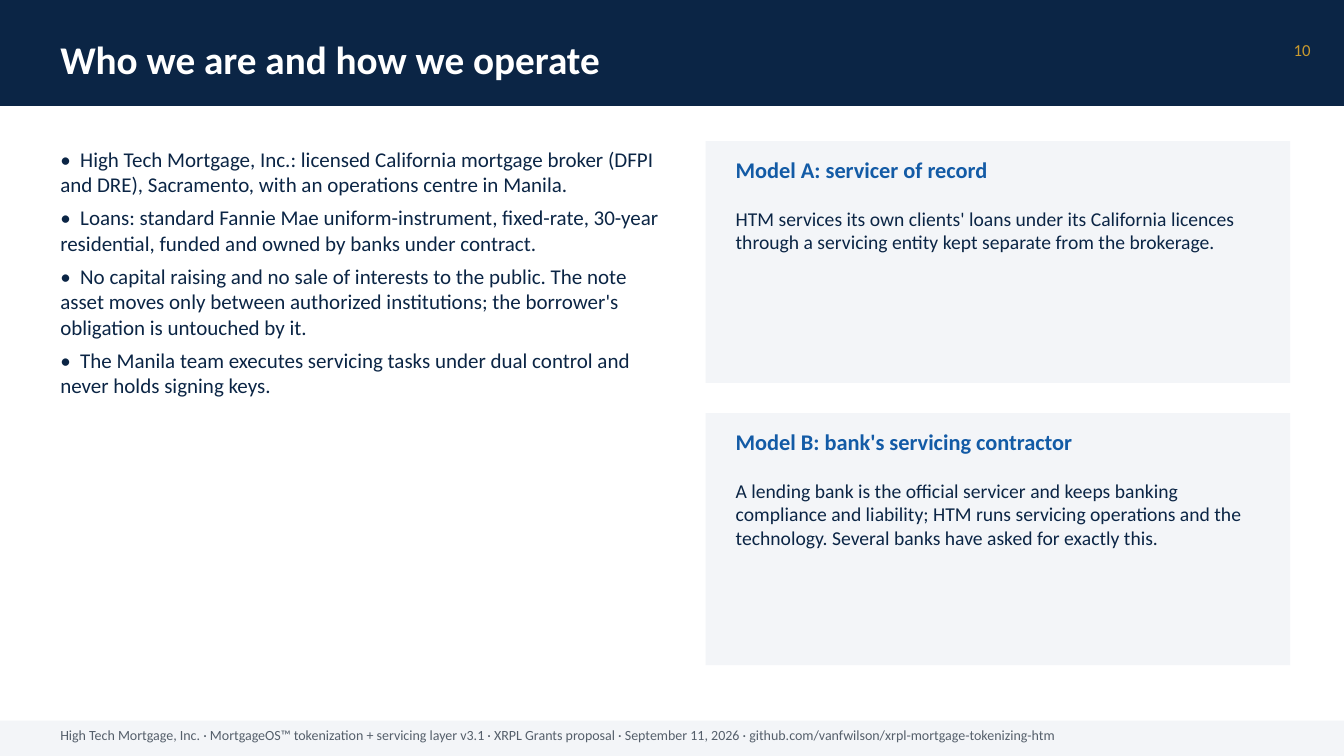
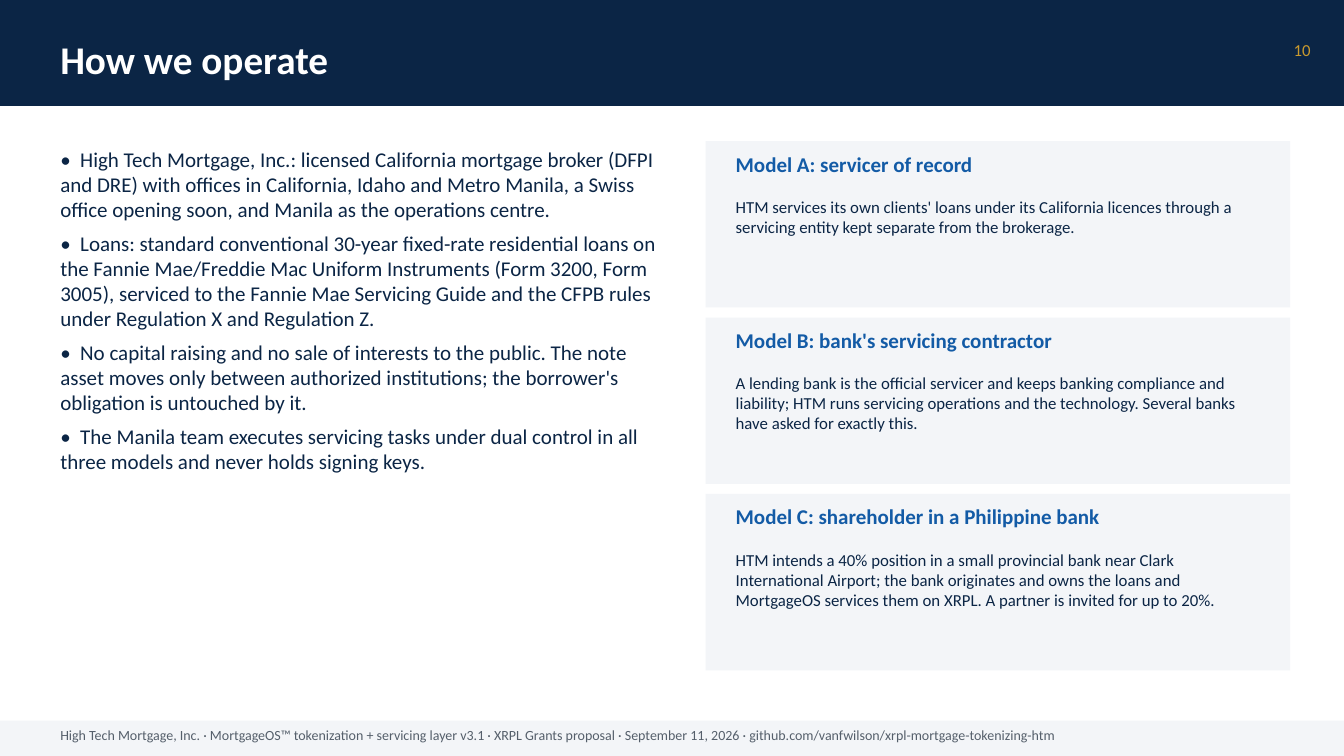
Before and after one commit to vanfwilson/xrpl-mortgage-tokenizing-htm, a slide deck: slide 10 of docs/grant-deck-2026-09-11.pptx. Drawn at 1344x756 pixels with LibreOffice and Linux fonts; fonts in the diff are those of the drawing. Boxes give left, top, right and bottom in pixels: in the first picture for what was removed or moved away, otherwise in the second. Text is boxed around its words. In the diff, an @@ line names an element or a change of style, - is before the commit and + after.

```diff
--- a/docs/grant-deck-2026-09-11.pptx
+++ b/docs/grant-deck-2026-09-11.pptx
@@ text at [60,48,328,80]: text changed @@
-Who we are and how we operate
+How we operate
@@ rectangle: place and size @@
-rectangle at [706,141,1291,383]
+rectangle at [706,141,1291,308]
@@ text "Model A: servicer of record" at [736,157,972,172]: size 16 to 15 pt @@
@@ text at [60,152,655,330]: text changed @@
-• High Tech Mortgage, Inc.: licensed California mortgage broker (DFPI and DRE), Sacramento, with an operations centre in Manila.
-• Loans: standard Fannie Mae uniform-instrument, fixed-rate, 30-year residential, funded and owned by banks under contract.
+• High Tech Mortgage, Inc.: licensed California mortgage broker (DFPI and DRE) with offices in California, Idaho and Metro Manila, a Swiss office opening soon, and Manila as the operations centre.
+• Loans: standard conventional 30-year fixed-rate residential loans on the Fannie Mae/Freddie Mac Uniform Instruments (Form 3200, Form 3005), serviced to the Fannie Mae Servicing Guide and the CFPB rules under Regulation X and Regulation Z.
@@ text "HTM services its own clients' ...": place and size @@
-text "HTM services its own clients' ..." at [736,212,1234,253]
+text "HTM services its own clients' ..." at [736,201,1232,236]
@@ text "HTM services its own clients' ..." at [736,201,1232,236]: size 14 to 12 pt @@
@@ rectangle: place and size @@
-rectangle at [706,413,1291,665]
+rectangle at [706,318,1291,484]
@@ text "Model B: bank's servicing contractor" at [736,333,1052,352]: size 16 to 15 pt @@
@@ text "Model B: bank's servicing contractor": place and size @@
-text "Model B: bank's servicing contractor" at [736,434,1072,454]
+text "Model B: bank's servicing contractor" at [736,333,1052,352]
@@ text "A lending bank is the ..." at [736,377,1236,432]: size 14 to 12 pt @@
@@ text "A lending bank is the ...": place and size @@
-text "A lending bank is the ..." at [736,484,1241,549]
+text "A lending bank is the ..." at [736,377,1236,432]
@@ text at [60,429,638,473]: text changed @@
-• The Manila team executes servicing tasks under dual control and never holds signing keys.
+• The Manila team executes servicing tasks under dual control in all three models and never holds signing keys.
@@ rectangle added at [706,494,1291,670], fill #F3F5F8 @@
@@ text added at [736,509,1099,528], 15 pt, text #135BA6, bold @@
+Model C: shareholder in a Philippine bank
@@ text added at [736,554,1214,609], 12 pt, text #0B2545 @@
+HTM intends a 40% position in a small provincial bank near Clark International Airport; the bank originates and owns the loans and MortgageOS services them on XRPL. A partner is invited for up to 20%.
```
Also in this commit, not shown: 10 other slides changed, 5 other files.
